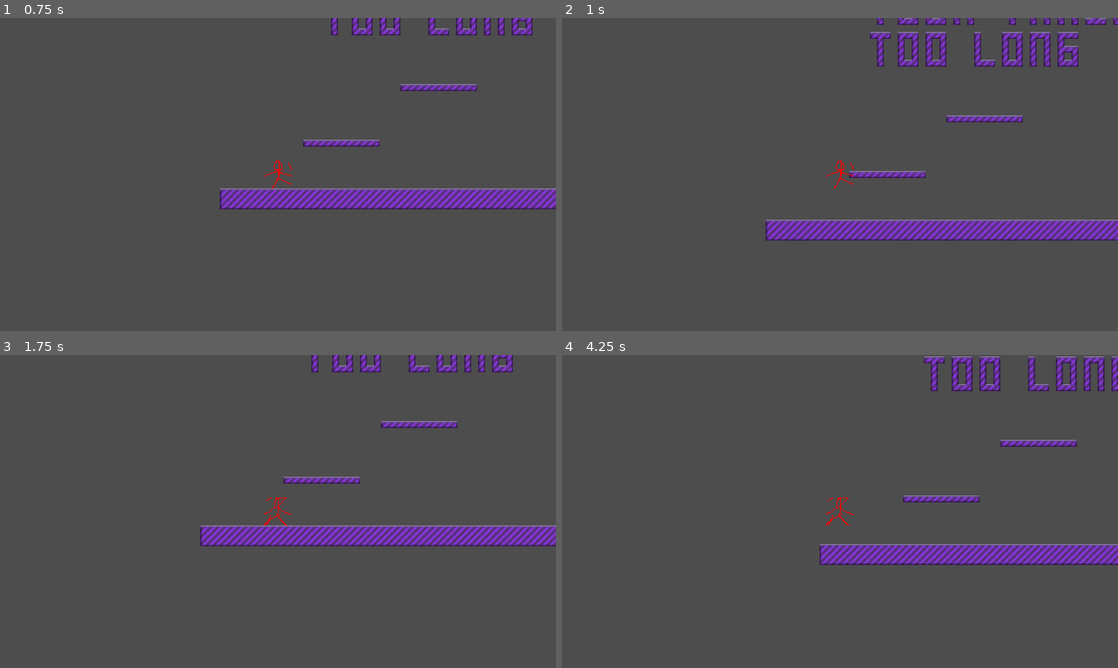
Above: before the commit, frames 1-4 (two rows, left to right).
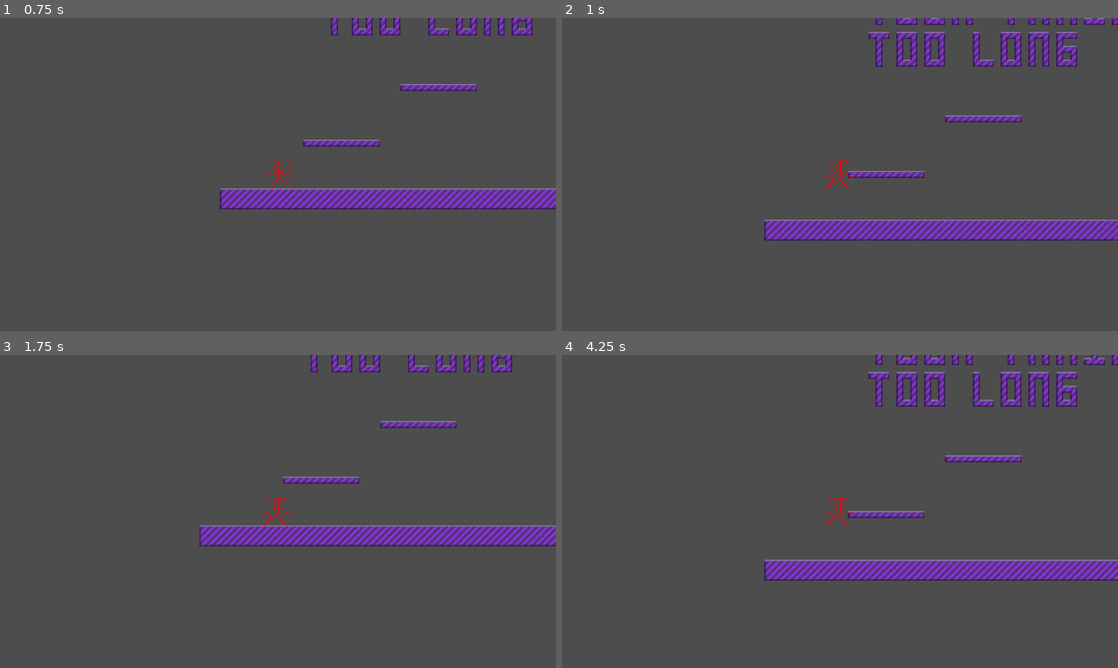
Above: after the commit, the same moments.

Repository: ncssm-mor-NyE9DoBlxs3M/platformer
Game: Godot game, scene res://Test.tscn
Two runs of this game, one before a commit and one after it. Both use one fixed random seed, a clock stepped at 60 frames per second and the inputs below.
Inputs:
- Up to frame 1 (0.75 s): tap Enter at 0.5 s; hold Right (right) from 0.53 s (still down)
- Up to frame 2 (1 s): keep holding Right (right); tap Z (jump) at 0.77 s
- Up to frame 3 (1.75 s): keep holding Right (right); tap Z (jump) at 1.52 s
- Up to frame 4 (4.25 s): release Right (right) at 2.03 s; hold Left (left) 2.03-2.78 s; hold Right (right) from 2.78 s (still down); tap Z (jump) at 3.02, 3.77 s

Frame 1 is identical in both runs. In frame 2, 4.4% of the frame differs, in the area x 36-100%, y 0-72%; in frame 3, 2.5%; in frame 4, 12%.

Commit message:
feat: air control

Diff:
--- a/player.gd
+++ b/player.gd
@@ -3,6 +3,8 @@
 const speed_cap: float = 1000.
 const accel_rate: float = 500.
 const decel_rate: float = 900.
+const air_accel_rate: float = 100.
+const air_decel_rate: float = 250.
 const min_jump_strength: float = 150.
 const max_jump_strength: float = 300.
 const coyote_time: float = .2
@@ -12,9 +14,11 @@
 const max_run_anim_speed: float = 50.
 
 func _process(delta) -> void:
-	var input := Vector2(Input.get_axis("left", "right"), 0)
+	var input := Input.get_axis("left", "right")
+	var horiz_delta: float = ((accel_rate if is_on_floor() else air_accel_rate) if (Vector2(input, 0).dot(velocity) > 0) else (decel_rate if is_on_floor() else air_decel_rate))*delta
+	var target := input*speed_cap
+	velocity.x = target if (abs(target-velocity.x) <= horiz_delta) else (velocity.x + sign(target-velocity.x) * horiz_delta)
 	if is_on_floor():
-		velocity = velocity.move_toward(input*speed_cap, (accel_rate if (input.dot(velocity) > 0) else decel_rate)*delta)
 		current_coyote_time = coyote_time
 	else:
 		current_coyote_time = max(0, current_coyote_time-delta)
